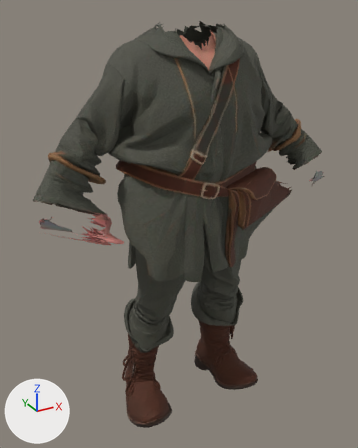
What one commit did to the glTF model godot/assets/models/wardrobe/wanderer-human.glb.
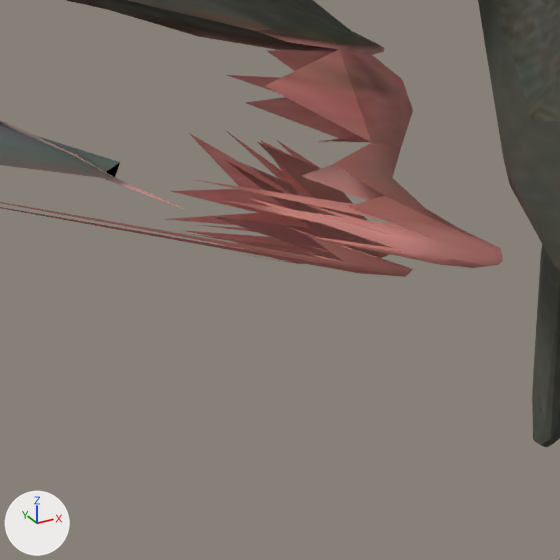
The first picture shows the older version from a camera (50 mm lens) standing at (-0.843, -1.456, 1.502) and looking at (-0.021, 0.038, 0.755). The close-ups show the older and then the newer version on the part from 16% to 37% of the width and 46% to 63% of the height of that picture. Only the edits that show in the close-ups are written down. Arrows for +X, +Y and +Z are at lower left; the lights stay in place. Vertices at exactly the same position are counted once.

In view in the first close-up: 'armour_pants', 'armour_sleeves'.
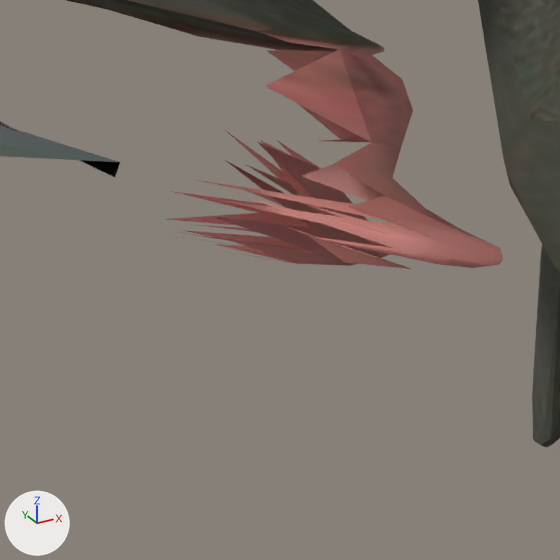
Changed parts and their boxes (x1, y1, x2, y2) in the close-ups (560 x 560 px):
'armour_sleeves', reshaped
    before: (0, 0, 443, 277)
    after: (0, 0, 443, 269)
part 1 of me_armour_sleeves, deleted
    before: (0, 75, 405, 277)

The change in detail:
me_armour_sleeves is used by ob_armour_sleeves; location (0.0, 0.0, 0.0).
me_armour_sleeves had 2160 vertices, 3873 faces and spanned x -0.568..0.57, y -0.135..0.116, z 0.795..1.247.
me_armour_sleeves now has 2146 vertices, 3857 faces and spans x -0.56..0.57, y -0.135..0.116, z 0.795..1.247.
Part 1, on me_armour_sleeves:
14 vertices are removed from x -0.568..-0.343, y -0.099..-0.026, z 0.799..0.895.
15 faces are deleted.
Other edits to the shape of me_armour_sleeves do not show in these pictures.
